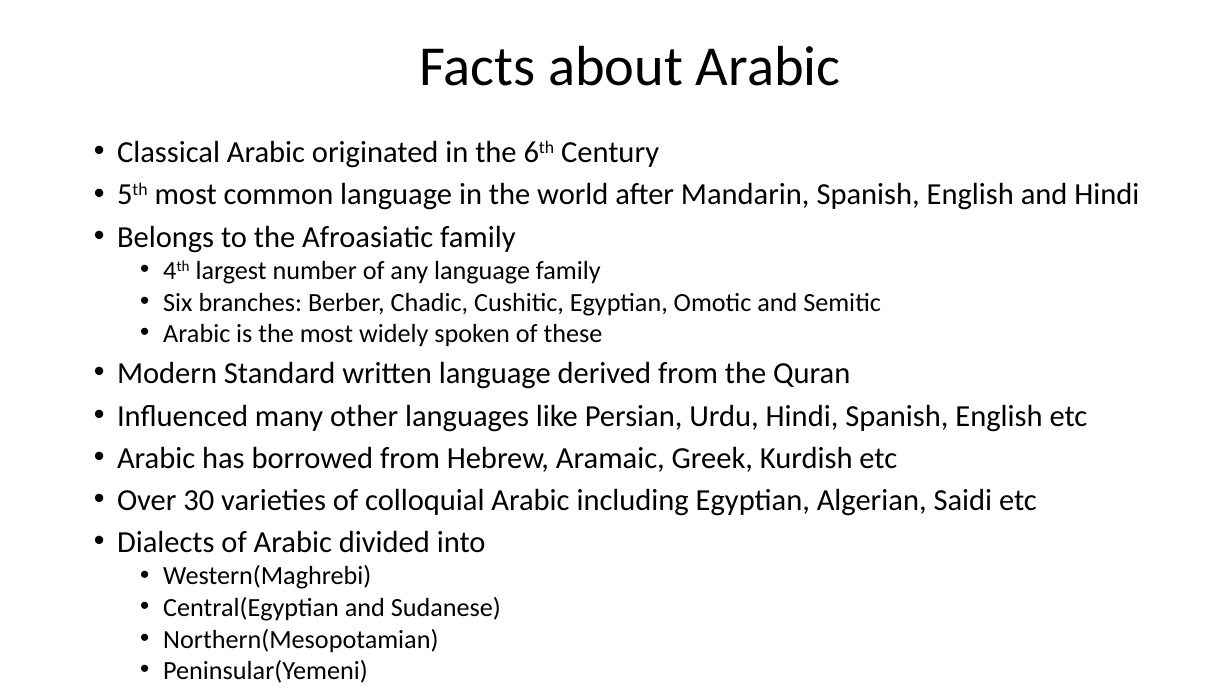
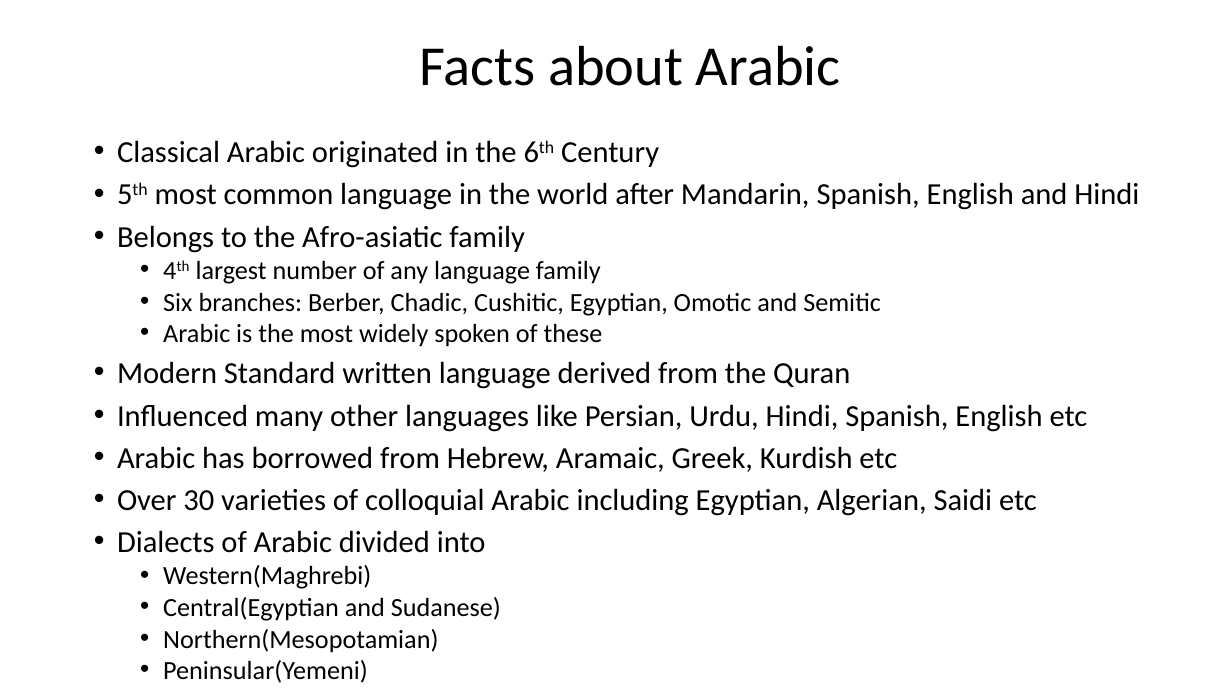
Before and after one commit to sindhuula/sem3, a slide deck: slide 2 of MT/Lang in 10/Language in 10 Minutes.pptx. Drawn at 1232x693 pixels with LibreOffice and Linux fonts; fonts in the diff are those of the drawing; background and template pictures are left out. Boxes give left, top, right and bottom in pixels: in the first picture for what was removed or moved away, otherwise in the second. Text is boxed around its words. In the diff, an @@ line names an element or a change of style, - is before the commit and + after.

Commit message:
add

```diff
--- a/MT/Lang in 10/Language in 10 Minutes.pptx
+++ b/MT/Lang in 10/Language in 10 Minutes.pptx
@@ text at (x1=117, y1=225, x2=525, y2=253): text changed @@
-• Belongs to the Afroasiatic family
+• Belongs to the Afro-asiatic family
```
Also in this commit, not shown: 3 other slides changed.
